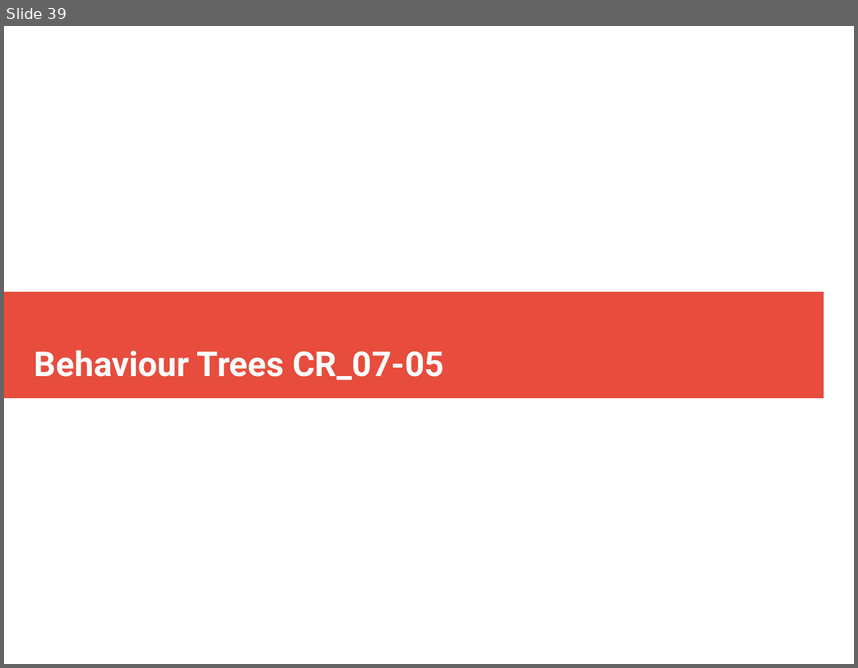
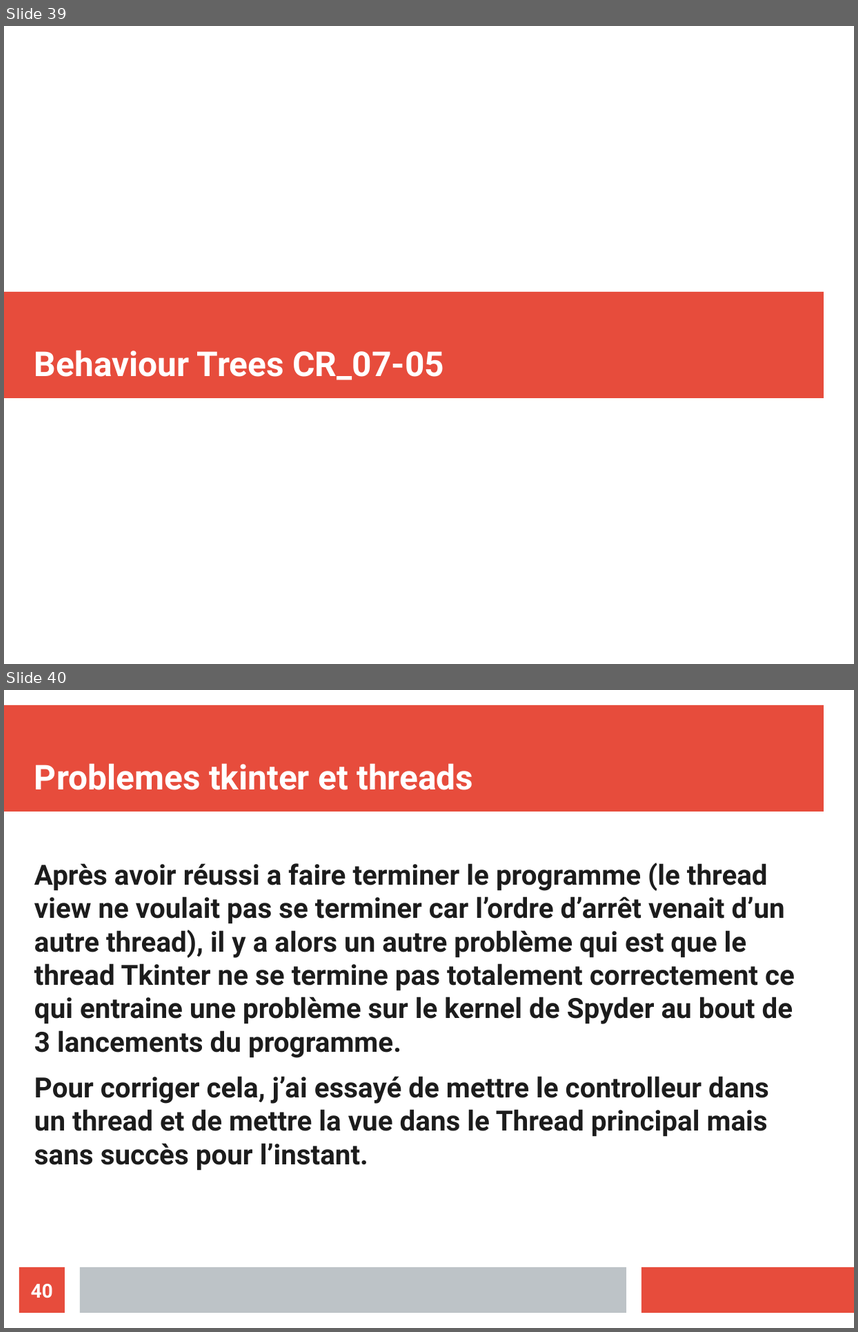
Before and after one commit to ValentinLebouvier/TAL2019, a slide deck: Comptes Rendus/CR.odp. Shown one above the other, each under a label of ours: slide 39 before the commit, slides 39 and 40 after it. The pictures are 858x668 and 858x1332 pixels, drawn with LibreOffice and Linux fonts; fonts in the diff are those of the drawing. Boxes give left, top, right and bottom in pixels: in the first picture for what was removed or moved away, otherwise in the second. Text is boxed around its words. In the diff, an @@ line names an element or a change of style, - is before the commit and + after.

```diff
--- a/Comptes Rendus/CR.odp
+++ b/Comptes Rendus/CR.odp
@@ slide 40 added at (x1=4, y1=690, x2=854, y2=1328), background #FFFFFF @@
@@ rectangle added at (x1=4, y1=705, x2=824, y2=812), fill #E74C3C @@
@@ title added at (x1=34, y1=763, x2=473, y2=790), 32 pt, text #FFFFFF, bold @@
+Problemes tkinter et threads
@@ text added at (x1=34, y1=862, x2=795, y2=1170), 26 pt, text #1C1C1C, bold @@
+Après avoir réussi a faire terminer le programme (le thread view ne voulait pas se terminer car l’ordre d’arrêt venait d’un autre thread), il y a alors un autre problème qui est que le thread Tkinter ne se termine pas totalement correctement ce qui entraine une problème sur le kernel de Spyder au bout de 3 lancements du programme.
+Pour corriger cela, j’ai essayé de mettre le controlleur dans un thread et de mettre la vue dans le Thread principal mais sans succès pour l’instant.
@@ page number added at (x1=19, y1=1267, x2=65, y2=1312), fill #E74C3C, 18 pt, text #FFFFFF, bold @@
+40
@@ rectangle added at (x1=80, y1=1267, x2=626, y2=1312), fill #BDC3C7 @@
@@ rectangle added at (x1=642, y1=1267, x2=854, y2=1312), fill #E74C3C @@
```
Also in this commit, not shown: 3 slides changed, 2 other slides added, 15 other files.
